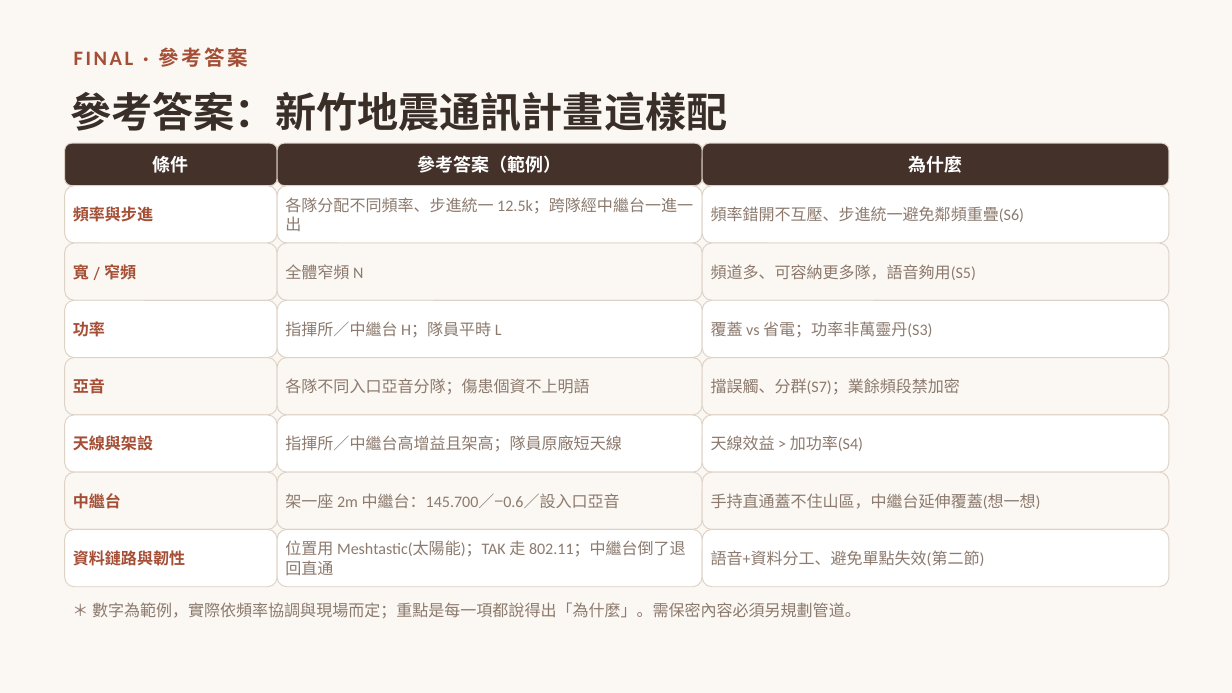
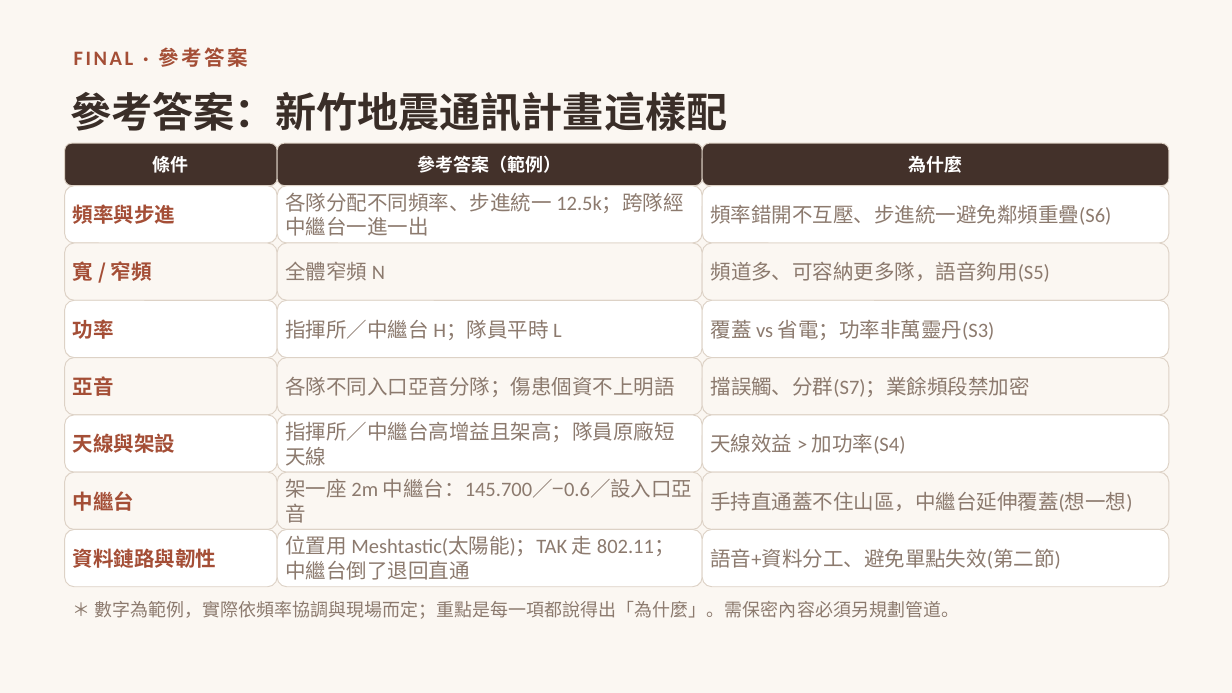
Before and after one commit to winson3QQ/Radio-Advanced, a slide deck: slide 48 of 投影片/進階無線電_第一節_課程投影片.pptx. Drawn at 1232x693 pixels with LibreOffice and Linux fonts; fonts in the diff are those of the drawing. Boxes give left, top, right and bottom in pixels: in the first picture for what was removed or moved away, otherwise in the second. Text is boxed around its words. In the diff, an @@ line names an element or a change of style, - is before the commit and + after.

```diff
--- a/投影片/進階無線電_第一節_課程投影片.pptx
+++ b/投影片/進階無線電_第一節_課程投影片.pptx
@@ size 12.5 to 16 pt, font Cambria to Noto Sans CJK SC in 7 elements at (65,186,277,243), (65,243,277,300), (65,300,277,358), (65,358,277,415), (65,415,277,472), (65,472,277,530), (65,530,277,587) @@
@@ size 12.5 to 16 pt in 14 elements at (277,186,702,243), (702,186,1169,243), (277,243,702,300), (702,243,1169,300), (277,300,702,358), (702,300,1169,358), (277,358,702,415), (702,358,1169,415), (277,415,702,472), (702,415,1169,472), (277,472,702,530), (702,472,1169,530), (277,530,702,587), (702,530,1169,587) @@
@@ rounded rectangle "＊ 數字為範例，實際依頻率協調與現場而定；重點是每一項都說得出「為什麼」。需保密內容必須另規劃管道。" at (65,587,1169,633): size 12.5 to 14 pt @@
```
Also in this commit, not shown: 4 other slides changed.
